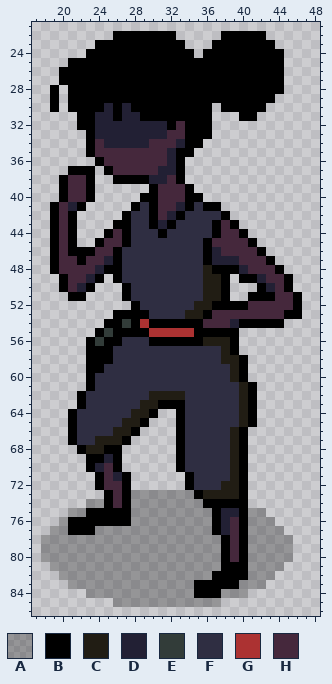
One commit to this pixel-art file: assets/chara.ase. The picture above was drawn from the file before the commit.
64x96 pixels, 1 frame. Shown: x 17..48, y 21..86.
Visible layers, top first: "chara", "Layer 1" opacity 27%.
Palette (. is transparent): A #00000046  B #000000  C #211d14  D #222034  E #323c39  F #2f2e42  G #ac3232  H #45283c
Pixels before, first column x 18:
22 ........BBBBBBB.....BBBBB....
23 ......BBBBBBBBBB...BBBBBBB...
24 .....BBBBBBBBBBBB.BBBBBBBBB..
25 ...BBBBBBBBBBBBBBBBBBBBBBBB..
26 ..BBBBBBBBBBBBBBBBBBBBBBBBB..
27 ..BBBBBBBBBBBBBBBBBBBBBBBBB..
28 .B.BBBBBBBBBBBBBBBBBBBBBBBB..
29 .B.BBBBBBBBBBBBBBBBBBBBBBB...
30 .B.BBBBDBDBBBBBBBBB.BBBBB....
31 ....BBDDBDDBBBBBBBB...BB.....
32 ....BBDDDDDDDDBHBBB..........
33 .....BDDDDDDDDHHBBB..........
34 .....BHDDDDDHHHDBB...........
35 .....BHHHHHHHHDBB............
36 ......BHHHHHHHDB.............
37 ...BBB.BHHHHHDDB.............
38 ..BHHB..BBBBDDHB.............
39 ..BHHB......BHHHB............
40 ..BHHB.....BBHHHBB...........
41 .BHDB.....BFBHHDBFBB.........
42 .BHB.....BFFBHDBFFFFB........
43 .BHB....BBFFBDBFFFFBHB.......
44 .BHB...BHBFFFBFFFFFBHHB......
45 .BHB..BHHBFFFFFFFFBHHHHB.....
46 .BHBBBHHBFFFFFFFFFBDHHHHB....
47 .BHHBHHDBFFFFFFFFFBDDDHHHB...
48 .BHHHHDBBFFFFFFFFFCBBBDHHHB..
49 ..BHHDB.BFFFFFFFFFCCB.BBDHHB.
50 ..BHDB...BFFFFFFFFCCB...BDHB.
51 ...BB....BFFFFFFFFCCB..BBBHHB
52 ..........BFFFFFFCCBBBBHHHHHB
53 ........BBBBFFFFCCBHHHHHHHHBB
54 .......BBEBGBBBBBBHHHDBBBBB..
55 ......BEBBBBGGGGGBBBBB.......
56 .....BEBBFFFBBBBBBCCCB.......
57 .....BBBFFFFFFFFFFFFCB.......
58 .....BBBFFFFFFFFFFFFCCB......
59 .....BBFFFFFFFFFFFFFFCB......
60 .....BFFFFFFFFFFFFFFFCB......
61 .....BFFFFFFFFFFFFFFFFCB.....
62 ....BFFFFFFFCCCCFFFFFFCB.....
63 ....BFFFFFFCCBBBFFFFFFCB.....
64 ...BFFFFFFCCB..BFFFFFFCB.....
65 ...BFFFFFCCB...BFFFFFFCB.....
66 ...BFFFFCCB....BFFFFFCB......
67 ...BFFCCCB.....BFFFFFCB......
68 ....BCCBB......BFFFFFCB......
69 .....BBDB......BFFFFFCB......
70 .....BDHB......BFFFFFCB......
71 ......BHDB......BFFFFCB......
72 ......BHHB......BFFFCCB......
73 .......BHBAAAAAAABCCCCB......
74 .....AABHBAAAAAAAABBBBB......
75 ...AABBBBBAAAAAAAAABDDBAA....
76 ..ABBBBBBBAAAAAAAAABDHBAAA...
77 .AABBBAAAAAAAAAAAAABDHBAAAA..
78 AAAAAAAAAAAAAAAAAAAABHBAAAAA.
79 AAAAAAAAAAAAAAAAAAAABHBAAAAA.
80 AAAAAAAAAAAAAAAAAAAABHBAAAAA.
81 .AAAAAAAAAAAAAAAAAAABBBAAAA..
82 ..AAAAAAAAAAAAAAAAABBBBAAA...
83 ...AAAAAAAAAAAAAABBBBBAAA....
84 .....AAAAAAAAAAAABBBAAA......
85 ........AAAAAAAAAAAA.........
After the commit:
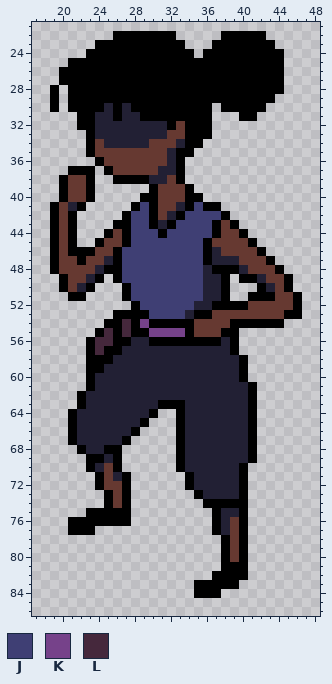
Colours new in this view: J #3f3f74  K #76428a  L #45283c
Difference:
layer "Layer 1" removed
colour H: #45283c -> #663931
Changed rows in their new state; - is a pixel that keeps its letter.
first column x 18:
41 -----------J-----J----------
42 ----------JJ----JJJJ--------
43 ----------JJ---JJJJ---------
44 ----------JJJ-JJJJJ---------
45 ----------JJJJJJJJ----------
46 ---------JJJJJJJJJ----------
47 ---------JJJJJJJJJ----------
48 ---------JJJJJJJJJD---------
49 ---------JJJJJJJJJDD--------
50 ----------JJJJJJJJDD--------
51 ----------JJJJJJJJDD--------
52 -----------JJJJJJDD---------
53 ------------JJJJDB----------
54 ---------L-K-----H---B------
55 -------L-L--KKKKBHHH--------
56 ------LL-BDD------BBD-------
57 ------L-BDDDDDDDDDDDD-------
58 --------DDDDDDDDDDDDDD------
59 -------DDDDDDDDDDDDDDD------
60 ------DDDDDDDDDDDDDDDD------
61 ------DDDDDDDDDDDDDDDDD-----
62 -----DDDDDDDDDDDDDDDDDD-----
63 -----DDDDDDDD---DDDDDDD-----
64 ----DDDDDDDD----DDDDDDD-----
65 ----DDDDDDD-----DDDDDDD-----
66 ----DDDDDD------DDDDDDDB----
67 ----DDDDD-------DDDDDDDB----
68 -----DD---------DDDDDDDB----
69 ----------------DDDDDDDB----
70 ----------------DDDDDD------
71 -----------------DDDDD------
72 -----------------DDDDD------
73 ----------.......-DDDD------
74 -----..---........----------
75 ---..-----.........----..---
76 --.-------.........----...--
77 -..---.............----....-
78 ....................---.....
79 ....................---.....
80 ....................---.....
81 -...................---....-
82 --.................----...--
83 ---..............-----...---
84 -----............---...-----
85 --------............--------
Boxes around the changes in both pictures, in picture pixels (x1, y1, x2, y2):
changed: (41, 121, 293, 607)
